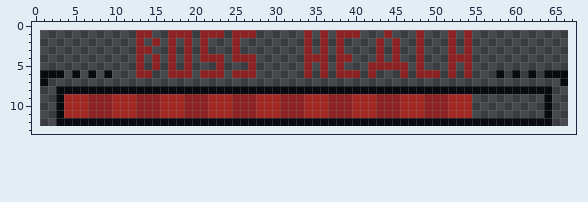
Pixel-art file: Assets/Resources/Characters/Sprites/BossHealthBar/BossHPB17.aseprite. That is the earlier state.
66x12 pixels, 1 frame. The old version is drawn lined up with the new one, on the new canvas.
The same view after the edit:
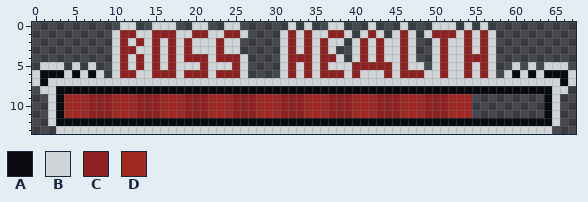
Palette (. is transparent): A #080a0f  B #cfd5d6  C #8e2121  D #a12823
The exact change:
canvas 66x12 -> 68x14, the old top-left corner now at 1,1
@@ x 0..67 @@
- 0 ....................................................................
- 1 .............CC..CCC.CCC.CCC......C.C.CCC...C...C...C.C.............
- 2 .............C.C.C.C.C...C........C.C.C....C.C..C...C.C.............
- 3 .............CC..C.C.C...C........C.C.C....C.C..C...C.C.............
- 4 .............C.C.C.C.CCC.CCC......CCC.CC...C.C..C...CCC.............
- 5 .............C.C.C.C...C...C......C.C.C...CCCCC.C...C.C.............
- 6 .AAA.A.A.A...CC..CCC.CCC.CCC......C.C.CCC.C...C.CCC.C.C...A.A.A.AAA.
- 7 .A................................................................A.
- 8 ...AAAAAAAAAAAAAAAAAAAAAAAAAAAAAAAAAAAAAAAAAAAAAAAAAAAAAAAAAAAAAA...
- 9 ...ADDDCCCDDDCCCDDDCCCDDDCCCDDDCCCDDDCCCDDDCCCDDDCCCDDD.........A...
-10 ...ADDDCCCDDDCCCDDDCCCDDDCCCDDDCCCDDDCCCDDDCCCDDDCCCDDD.........A...
-11 ...ADDDCCCDDDCCCDDDCCCDDDCCCDDDCCCDDDCCCDDDCCCDDDCCCDDD.........A...
-12 ...AAAAAAAAAAAAAAAAAAAAAAAAAAAAAAAAAAAAAAAAAAAAAAAAAAAAAAAAAAAAAA...
-13 ....................................................................
+ 0 ...........BB..BBB..BB..BB......B.B..BB...B...B...BBB.B.B...........
+ 1 ..........BCCBBCCCBBCCBBCCB....BCBCBBCCB.BCB.BCB.BCCCBCBCB..........
+ 2 ..........BCBCBCBCBCBBBCBB.....BCBCBCBB.BCBCBBCB..BCBBCBCB..........
+ 3 ..........BCCBBCBCBCBBBCBB.....BCBCBCB..BCBCBBCB..BCBBCBCB..........
+ 4 ..........BCBCBCBCBCCCBCCCB....BCCCBCCB.BCBCBBCB..BCBBCCCB..........
+ 5 .BBB.B.B..BCBCBCBCBBBCBBBCB....BCBCBCBBBCCCCCBCBB.BCBBCBCB..B.B.BBB.
+ 6 BAAABABAB.BCCBBCCCBCCCBCCCB....BCBCBCCCBCBBBCBCCCBBCBBCBCB.BABABAAAB
+ 7 BABBBBBBBBBBBBBBBBBBBBBBBBBBBBBBBBBBBBBBBBBBBBBBBBBBBBBBBBBBBBBBBBAB
+ 8 .BBAAAAAAAAAAAAAAAAAAAAAAAAAAAAAAAAAAAAAAAAAAAAAAAAAAAAAAAAAAAAAABB.
+ 9 ..BADDDCCCDDDCCCDDDCCCDDDCCCDDDCCCDDDCCCDDDCCCDDDCCCDDD.........AB..
+10 ..BADDDCCCDDDCCCDDDCCCDDDCCCDDDCCCDDDCCCDDDCCCDDDCCCDDD.........AB..
+11 ..BADDDCCCDDDCCCDDDCCCDDDCCCDDDCCCDDDCCCDDDCCCDDDCCCDDD.........AB..
+12 ..BAAAAAAAAAAAAAAAAAAAAAAAAAAAAAAAAAAAAAAAAAAAAAAAAAAAAAAAAAAAAAAB..
+13 ...BBBBBBBBBBBBBBBBBBBBBBBBBBBBBBBBBBBBBBBBBBBBBBBBBBBBBBBBBBBBBB...
Boxes around the changes in both pictures, in picture pixels (x1, y1, x2, y2):
changed: (32, 22, 576, 134)
